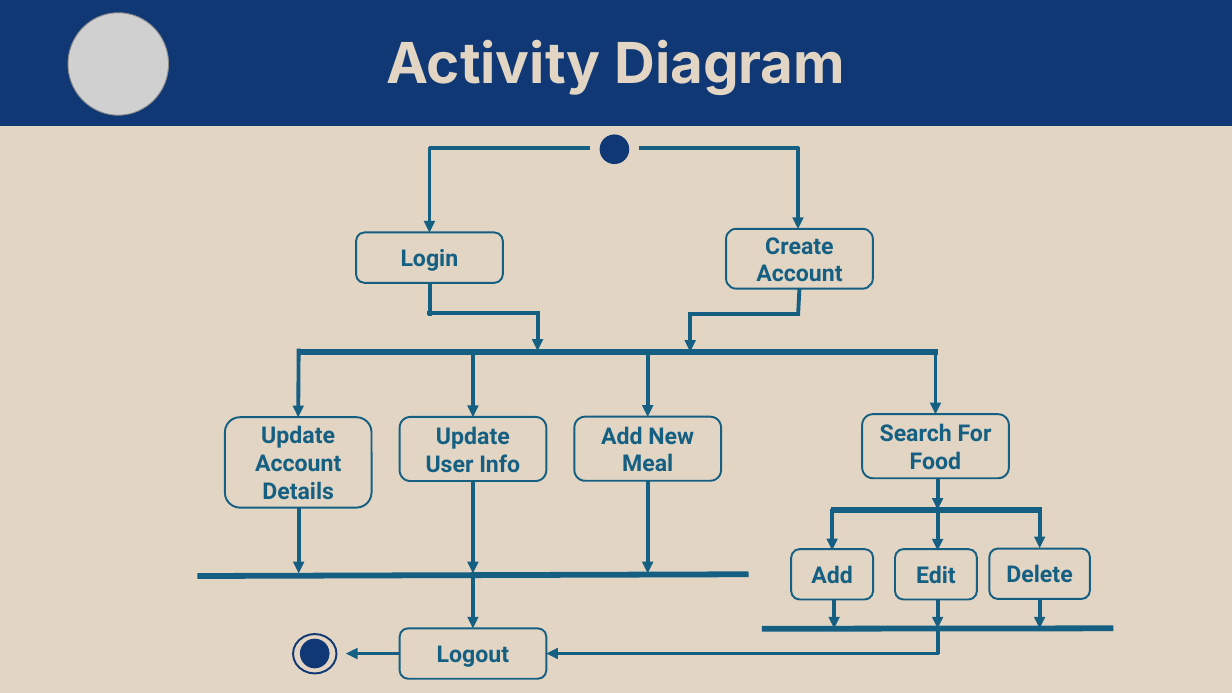
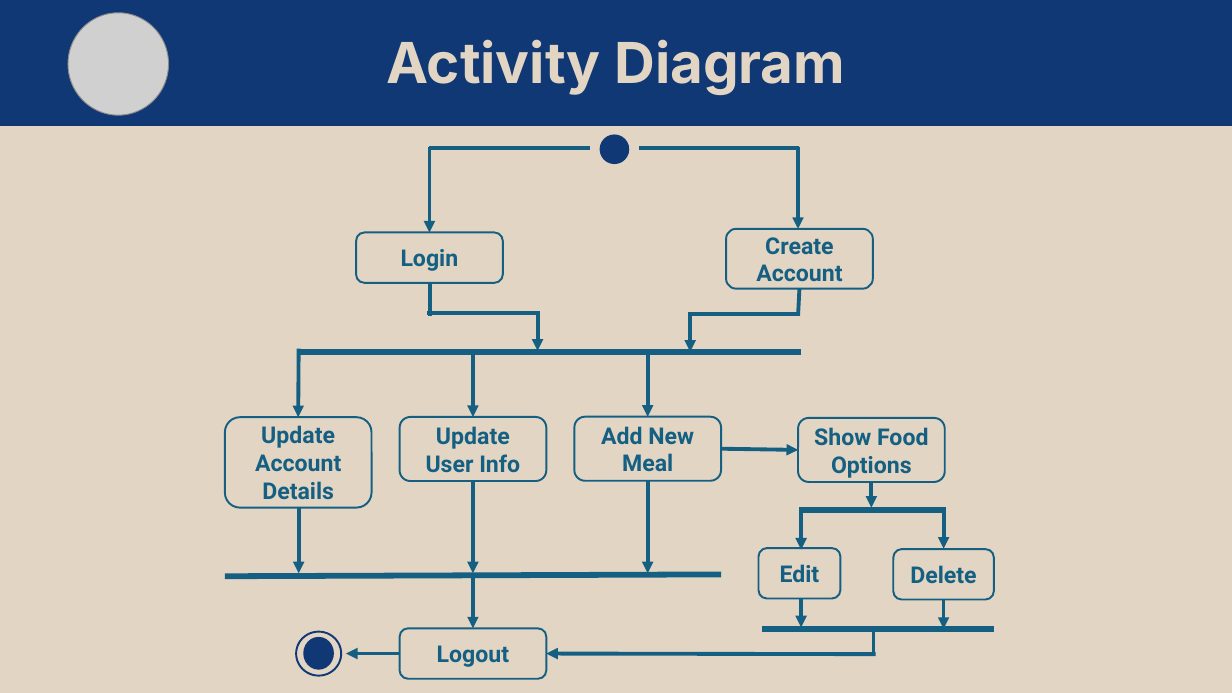
Before and after one commit to matt11matthew/NutritionCompass, a slide deck: slide 7 of diagrams/Nutrition Compass Presentation.pptx. Drawn at 1232x693 pixels with LibreOffice and Linux fonts; fonts in the diff are those of the drawing; grey boxes stand for pictures. Boxes give left, top, right and bottom in pixels: in the first picture for what was removed or moved away, otherwise in the second. Text is boxed around its words. In the diff, an @@ line names an element or a change of style, - is before the commit and + after.

```diff
--- a/diagrams/Nutrition Compass Presentation.pptx
+++ b/diagrams/Nutrition Compass Presentation.pptx
@@ line moved from (938, 352) - (299, 352) to (801, 352) - (299, 352) @@
@@ rounded rectangle "Show Food Options": place and size @@
-rounded rectangle "Show Food Options" at (862, 414, 1009, 478)
+rounded rectangle "Show Food Options" at (799, 418, 945, 482)
@@ arrow moved from (935, 349) - (935, 414) to (721, 449) - (799, 450) @@
@@ text in rounded rectangle at (814, 427, 929, 478): text changed @@
-Search For Food
+Show Food Options
@@ arrow removed from (833, 509) to (833, 550) @@
@@ arrow moved from (938, 479) - (938, 510) to (872, 482) - (872, 507) @@
@@ 2 arrows, 1 rounded rectangle: place and size @@
-2 arrows, 1 rounded rectangle at (990, 506, 1091, 628)
+2 arrows, 1 rounded rectangle at (894, 507, 994, 629)
@@ line moved from (1040, 510) - (831, 510) to (945, 510) - (799, 510) @@
@@ rounded rectangle removed at (791, 549, 873, 600) @@
-Add
@@ line moved from (749, 575) - (198, 576) to (721, 575) - (225, 577) @@
@@ 2 arrows, 1 rounded rectangle: place and size @@
-2 arrows, 1 rounded rectangle at (896, 512, 978, 628)
+2 arrows, 1 rounded rectangle at (759, 511, 841, 628)
@@ arrow removed from (835, 599) to (835, 628) @@
@@ line moved from (1114, 628) - (762, 628) to (994, 628) - (762, 628) @@
@@ ellipse: place and size @@
-ellipse at (293, 634, 336, 674)
+ellipse at (296, 632, 341, 677)
@@ ellipse: place and size @@
-ellipse at (301, 640, 329, 667)
+ellipse at (304, 638, 333, 668)
@@ arrow moved from (939, 653) - (546, 653) to (876, 654) - (546, 653) @@
@@ line moved from (938, 653) - (938, 631) to (873, 654) - (873, 632) @@
```
Also in this commit, not shown: 1 other slide changed.
